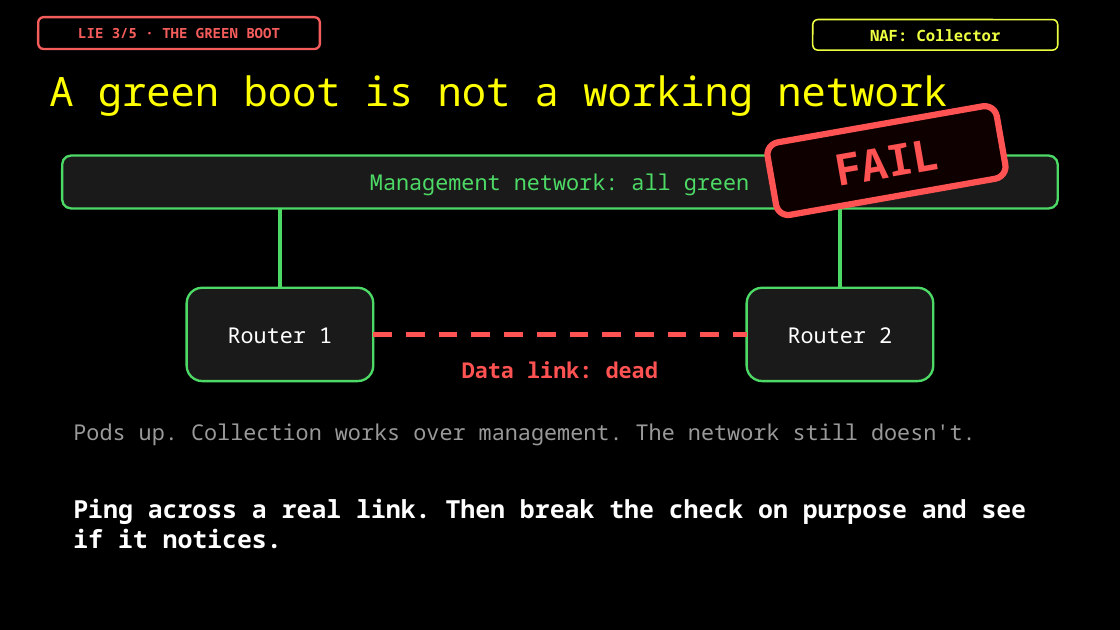
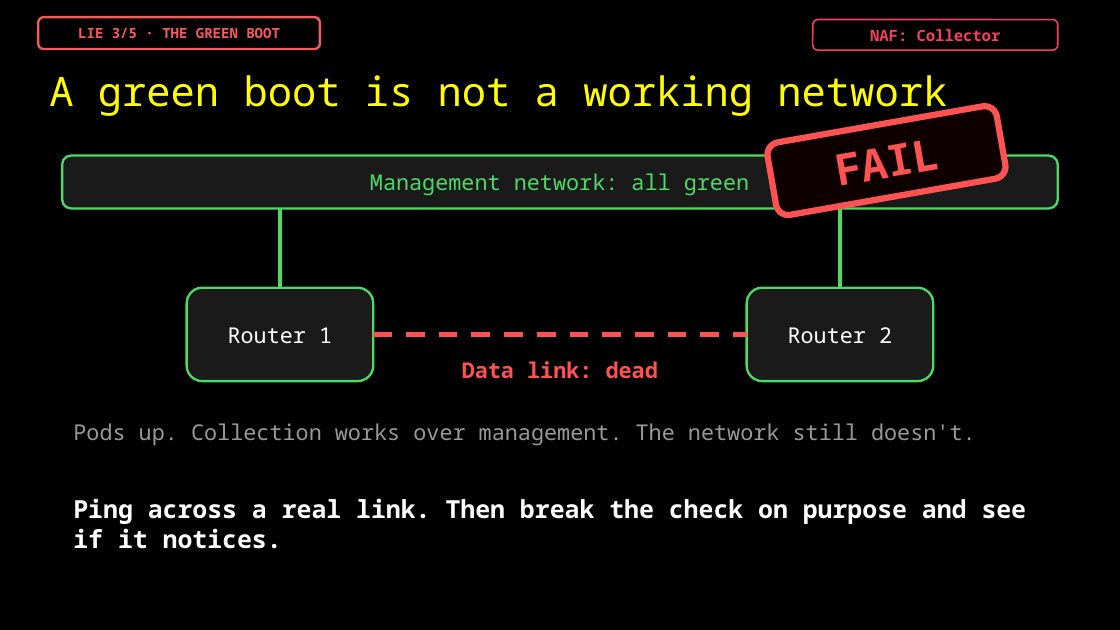
Before and after one commit to captainpacket/autocon6, a slide deck: slide 18 of slides/AC6_Every_Automation_Demo_Lies.pptx. Drawn at 1120x630 pixels with LibreOffice and Linux fonts; fonts in the diff are those of the drawing. Boxes give left, top, right and bottom in pixels: in the first picture for what was removed or moved away, otherwise in the second. Text is boxed around its words. In the diff, an @@ line names an element or a change of style, - is before the commit and + after.

```diff
--- a/slides/AC6_Every_Automation_Demo_Lies.pptx
+++ b/slides/AC6_Every_Automation_Demo_Lies.pptx
@@ rounded rectangle "NAF: Collector" at (813, 19, 1058, 49): text colour #EEFF41 to #F43F5E; outline #EEFF41 1 pt to #F43F5E 1 pt @@
```
Also in this commit, not shown: 17 other slides changed, 23 other files.
